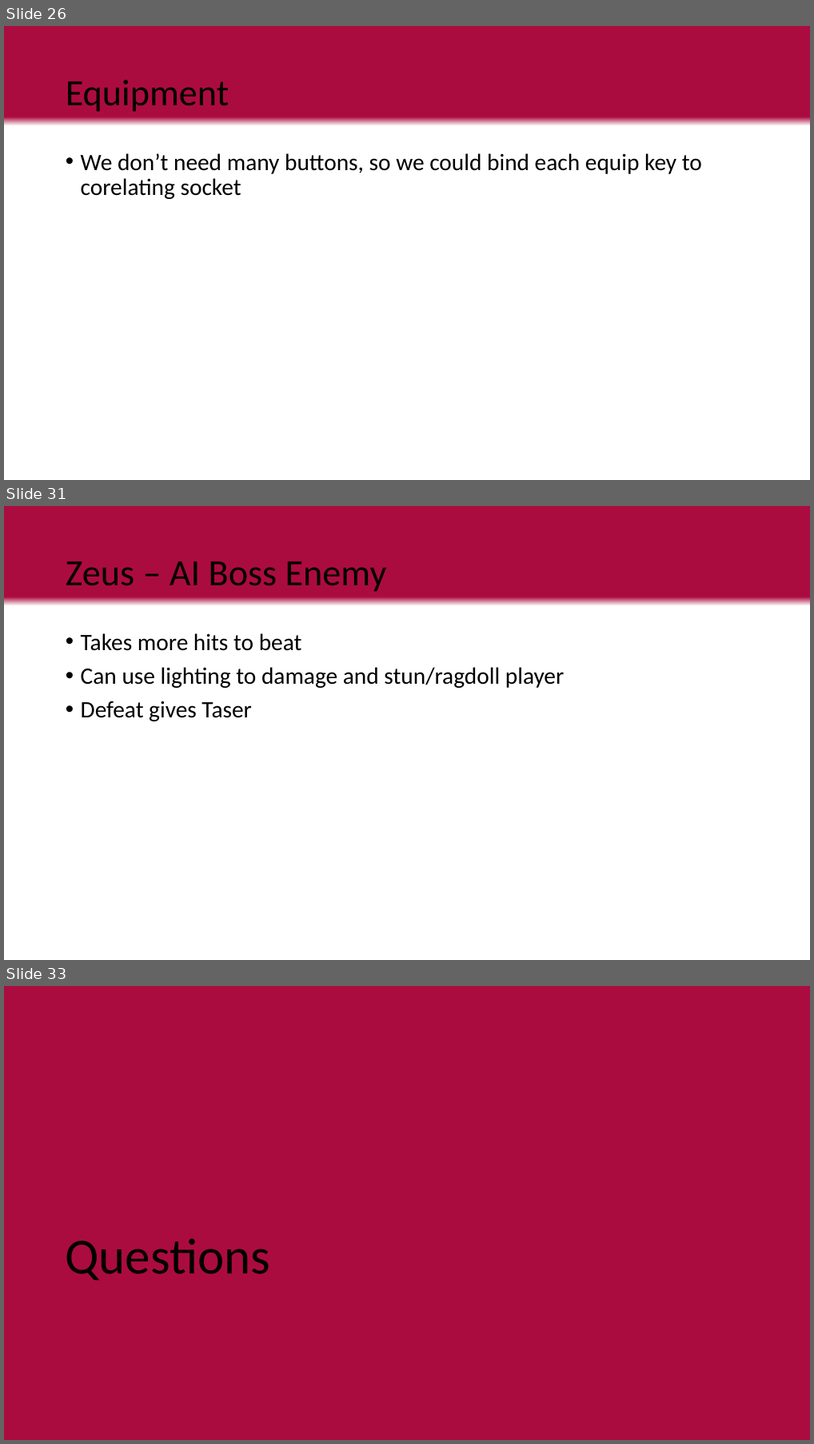
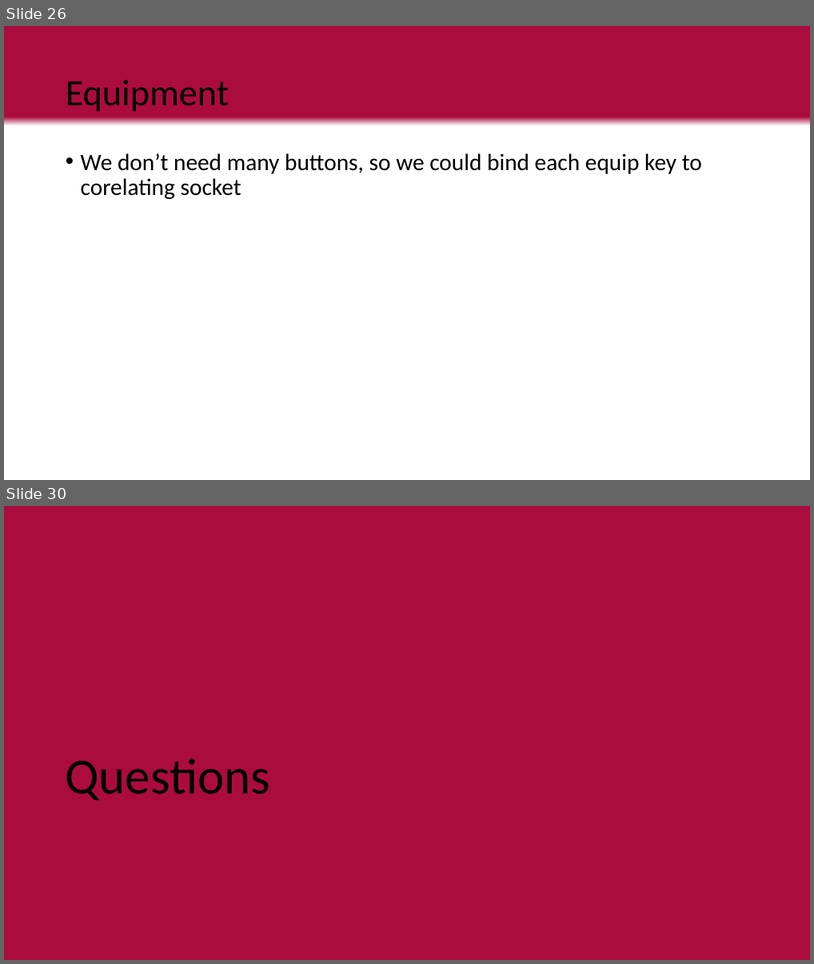
Before and after one commit to LuxRegem/Project_Clash-of-Cosplayers, a slide deck: Shared Documentation/Luke's Documents/Clash of Cos Team Pitch.pptx. Shown one above the other, each under a label of ours: slides 26, 31 and 33 before the commit, slides 26 and 30 after it; the slides between them are not shown. The pictures are 814x1444 and 814x964 pixels, drawn with LibreOffice and Linux fonts; fonts in the diff are those of the drawing. Boxes give left, top, right and bottom in pixels: in the first picture for what was removed or moved away, otherwise in the second. Text is boxed around its words. In the diff, an @@ line names an element or a change of style, - is before the commit and + after.

```diff
--- a/Shared Documentation/Luke's Documents/Clash of Cos Team Pitch.pptx
+++ b/Shared Documentation/Luke's Documents/Clash of Cos Team Pitch.pptx
@@ slide 31 removed at (4,506,810,960), background gradient #AB0C3F to #FFFFFF @@
@@ title removed at (66,561,387,592) @@
-Zeus – AI Boss Enemy
@@ text removed at (81,633,564,721) @@
-• Takes more hits to beat
-• Can use lighting to damage and stun/ragdoll player
-• Defeat gives Taser
@@ what was slide 33 is now slide 30 @@
```
Also in this commit, not shown: 2 slides changed, 1 slide added, 3 other slides removed, 2 other files.
